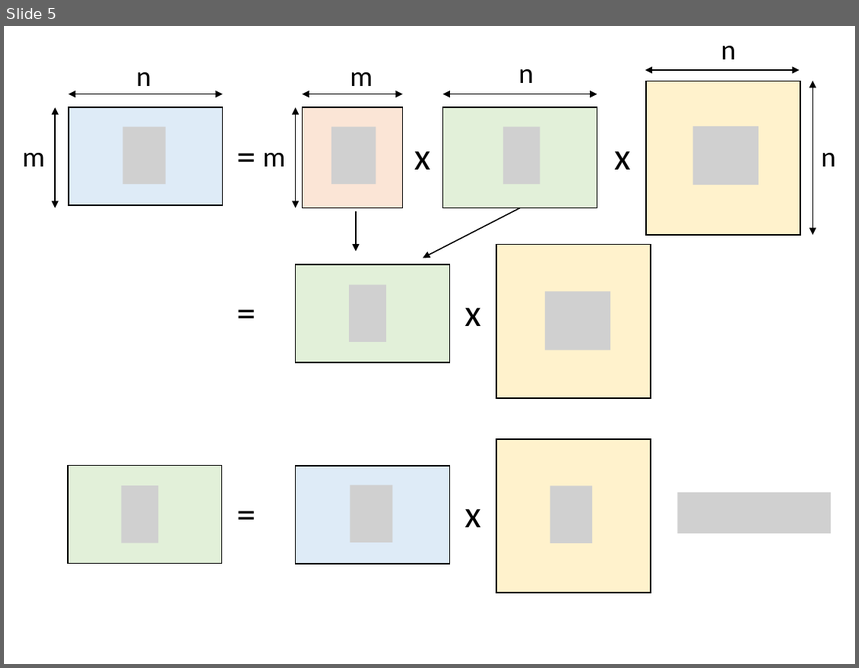
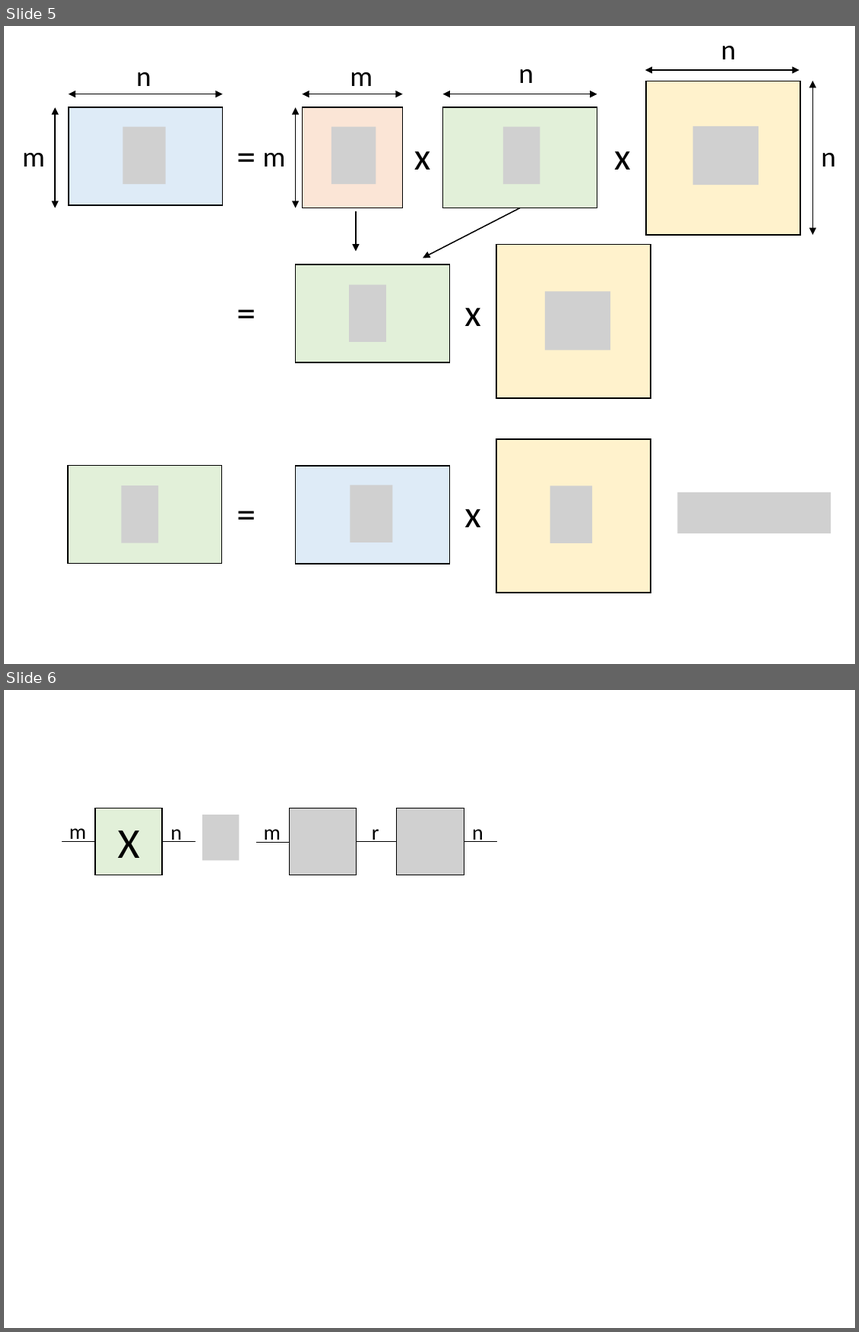
Before and after one commit to kaityo256/qiita, a slide deck: daimyo_tucker/fig.pptx. Shown one above the other, each under a label of ours: slide 5 before the commit, slides 5 and 6 after it. The pictures are 859x668 and 859x1332 pixels, drawn with LibreOffice and Linux fonts; fonts in the diff are those of the drawing; grey boxes stand for pictures. Boxes give left, top, right and bottom in pixels: in the first picture for what was removed or moved away, otherwise in the second. Text is boxed around its words. In the diff, an @@ line names an element or a change of style, - is before the commit and + after.

```diff
--- a/daimyo_tucker/fig.pptx
+++ b/daimyo_tucker/fig.pptx
@@ slide 6 added at (4,690,855,1328), background #FFFFFF @@
@@ rectangle added at (95,809,162,875), fill #E2F0D9, outline #000000 1 pt, 36 pt, text #000000 @@
+X
@@ picture added at (202,815,239,861) @@
@@ picture added at (290,809,357,875) @@
@@ picture added at (397,809,465,875) @@
@@ line added from (95, 841) to (62, 841), #000000 1 pt @@
@@ text added at (69,828,86,842), 18 pt, text #000000 @@
+m
@@ line added from (162, 841) to (196, 841), #000000 1 pt @@
@@ text added at (170,829,182,842), 18 pt, text #000000 @@
+n
@@ line added from (290, 842) to (256, 842), #000000 1 pt @@
@@ text added at (264,829,281,843), 18 pt, text #000000 @@
+m
@@ line added from (397, 841) to (357, 841), #000000 1 pt @@
@@ text added at (372,829,379,842), 18 pt, text #000000 @@
+r
@@ line added from (464, 841) to (498, 841), #000000 1 pt @@
@@ text added at (472,829,484,842), 18 pt, text #000000 @@
+n
```
Also in this commit, not shown: 4 slides changed, 5 other slides added, 13 other files.
